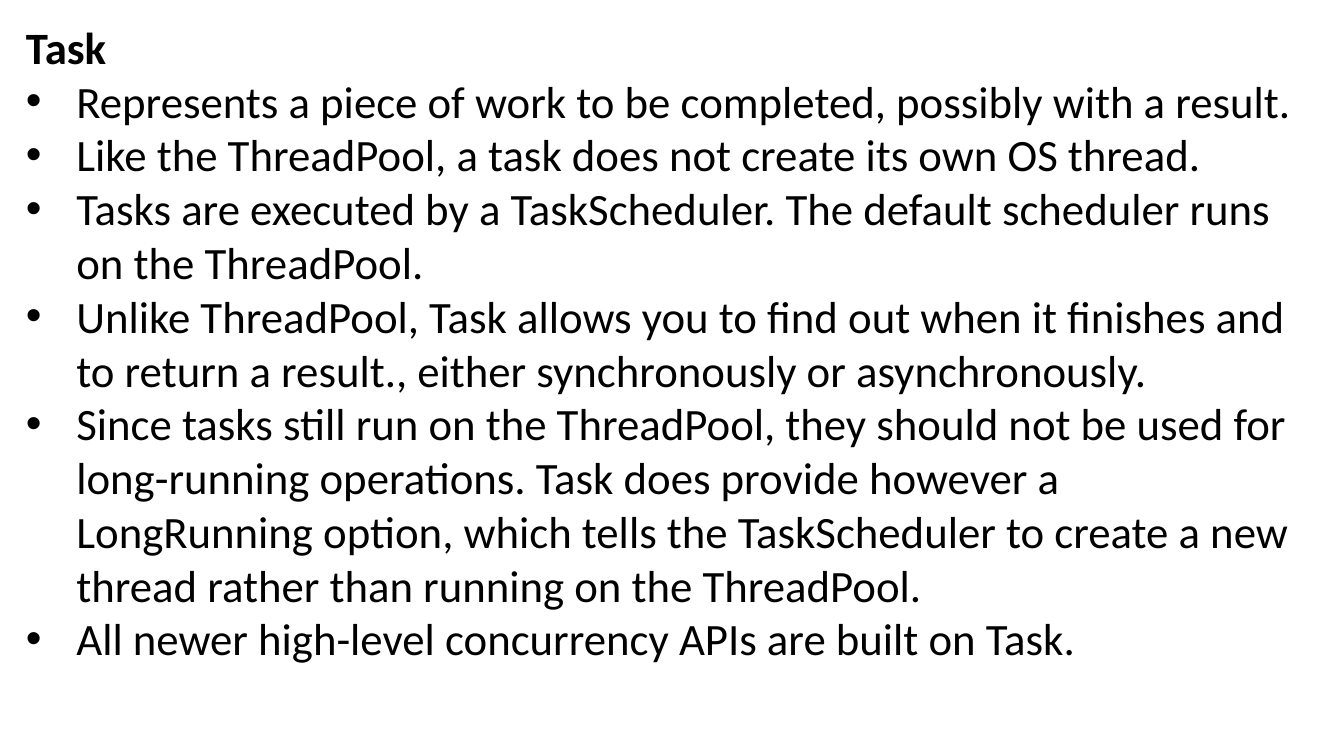
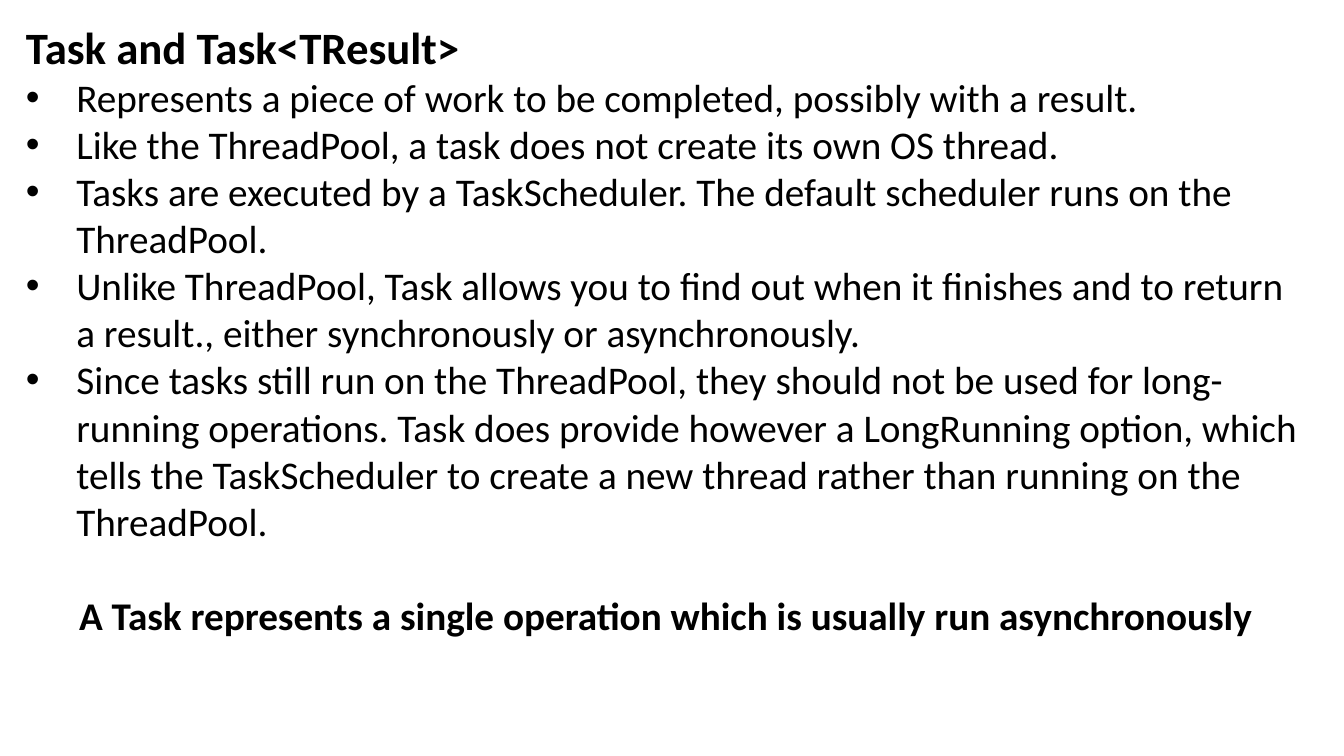
Before and after one commit to JoshKain/AsyncAwaitQuiz, a slide deck: slide 10 of Async and await presentation.pptx. Drawn at 1344x756 pixels with LibreOffice and Linux fonts; fonts in the diff are those of the drawing. Boxes give left, top, right and bottom in pixels: in the first picture for what was removed or moved away, otherwise in the second. Text is boxed around its words. In the diff, an @@ line names an element or a change of style, - is before the commit and + after.

```diff
--- a/Async and await presentation.pptx
+++ b/Async and await presentation.pptx
@@ text at bbox=[26, 32, 460, 65]: text changed @@
-Task
+Task and Task<TResult>
@@ text at bbox=[76, 84, 1297, 537]: size 32 to 28 pt in "Represents a piece of work to be ...", "Like the ThreadPool, a task does not ...", "Tasks are executed by a TaskScheduler. The ...", "Unlike ThreadPool, Task allows you to find ..." and 1 more places @@
@@ text at bbox=[79, 602, 1252, 637]: text changed; size 32 to 28 pt; bold on @@
-• All newer high-level concurrency APIs are built on Task.
+A Task represents a single operation which is usually run asynchronously
```
Also in this commit, not shown: 2 other slides changed, 3 other files.
